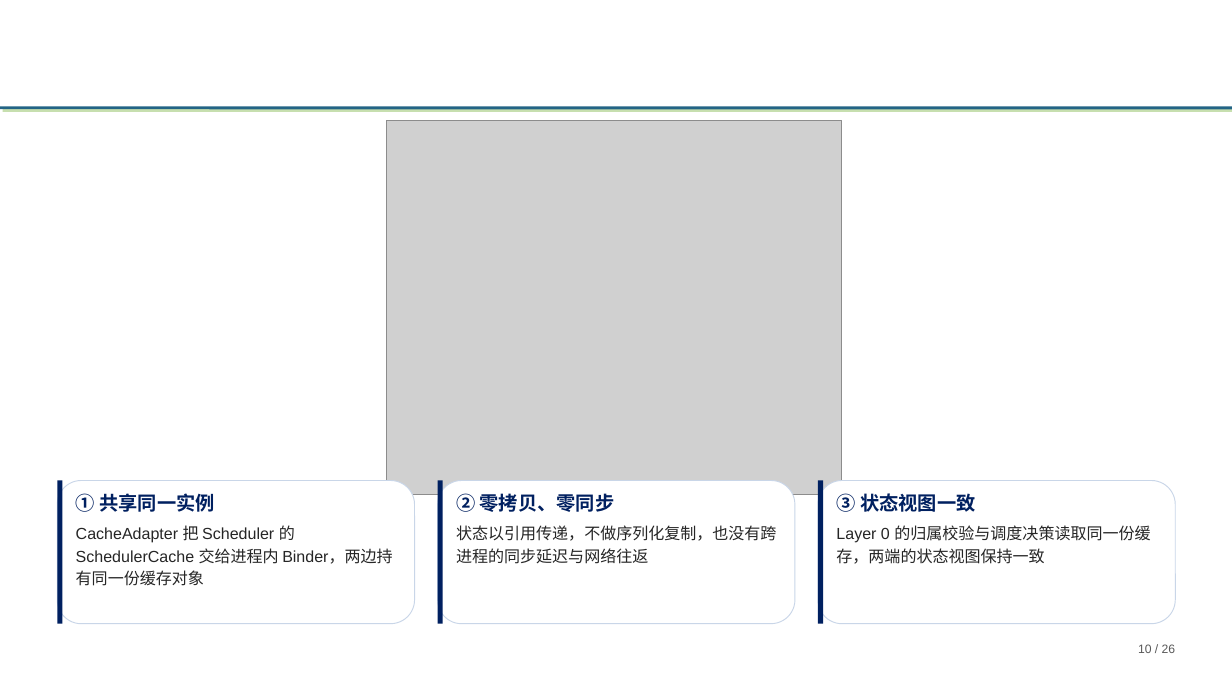
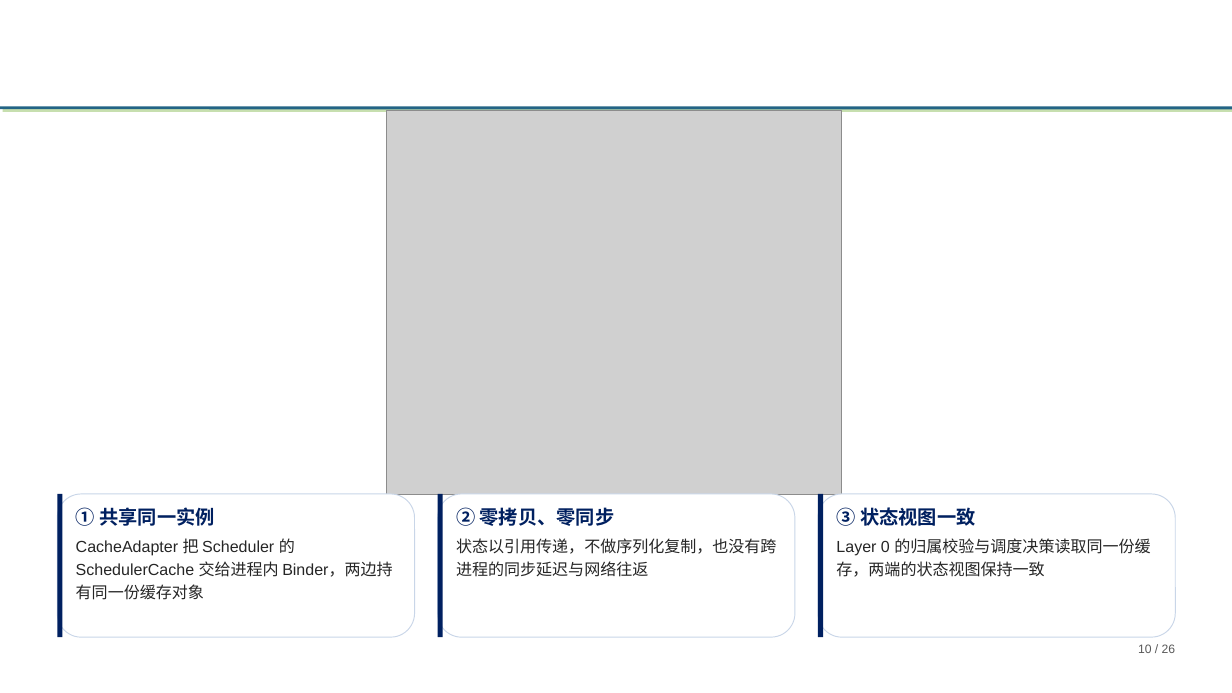
Before and after one commit to tengfei86/godel-scheduler, a slide deck: slide 10 of docs/thesis/defense/基于etcd的分布式Kubernetes调度器研究与实现-高铜.pptx. Drawn at 1232x693 pixels with LibreOffice and Linux fonts; fonts in the diff are those of the drawing; grey boxes stand for pictures; background and template pictures are left out. Boxes give left, top, right and bottom in pixels: in the first picture for what was removed or moved away, otherwise in the second. Text is boxed around its words. In the diff, an @@ line names an element or a change of style, - is before the commit and + after.

```diff
--- a/docs/thesis/defense/基于etcd的分布式Kubernetes调度器研究与实现-高铜.pptx
+++ b/docs/thesis/defense/基于etcd的分布式Kubernetes调度器研究与实现-高铜.pptx
@@ picture: place and size @@
-picture at [387, 120, 843, 494]
+picture at [387, 111, 843, 494]
@@ 3 texts, 3 rounded rectangles, 3 rectangles: place and size @@
-3 texts, 3 rounded rectangles, 3 rectangles at [57, 481, 1176, 624]
+3 texts, 3 rounded rectangles, 3 rectangles at [57, 494, 1176, 638]
```
Also in this commit, not shown: 1 other slide changed.
